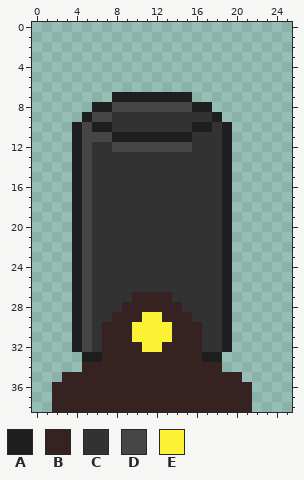
Pixel-art sprite: resources/images/mortar.png. Above, as it was before the edit.
The file is 26x39 pixels.
Palette (. is transparent): A #1e1e1e  B #362221  C #323232  D #464646  E #fbf236
Pixels before, first column x 2:
 7 ......AAAAAAAA......
 8 ....AADDDDDDDDAA....
 9 ...ADDCCCCCCCCCCA...
10 ..ADAACCCCCCCCAACA..
11 ..ADDDAAAAAAAACCCA..
12 ..ADCCDDDDDDDDCCCA..
13 ..ADCCCCCCCCCCCCCA..
14 ..ADCCCCCCCCCCCCCA..
15 ..ADCCCCCCCCCCCCCA..
16 ..ADCCCCCCCCCCCCCA..
17 ..ADCCCCCCCCCCCCCA..
18 ..ADCCCCCCCCCCCCCA..
19 ..ADCCCCCCCCCCCCCA..
20 ..ADCCCCCCCCCCCCCA..
21 ..ADCCCCCCCCCCCCCA..
22 ..ADCCCCCCCCCCCCCA..
23 ..ADCCCCCCCCCCCCCA..
24 ..ADCCCCCCCCCCCCCA..
25 ..ADCCCCCCCCCCCCCA..
26 ..ADCCCCCCCCCCCCCA..
27 ..ADCCCCBBBBCCCCCA..
28 ..ADCCCBBBBBBCCCCA..
29 ..ADCCBBBEEBBBCCCA..
30 ..ADCBBBEEEEBBBCCA..
31 ..ADCBBBEEEEBBBCCA..
32 ..ADCBBBBEEBBBBCCA..
33 ...AABBBBBBBBBBAA...
34 ...BBBBBBBBBBBBBB...
35 .BBBBBBBBBBBBBBBBBB.
36 BBBBBBBBBBBBBBBBBBBB
37 BBBBBBBBBBBBBBBBBBBB
38 BBBBBBBBBBBBBBBBBBBB
Now the later version:
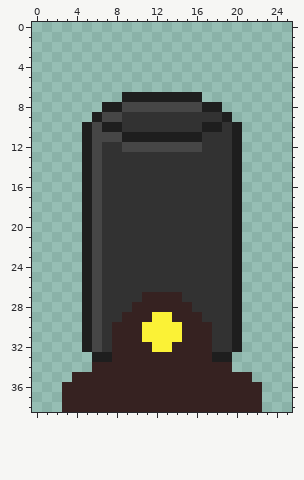
What changed:
y 7: x 8 A -> .; x 16 . -> A
y 8: x 6 A -> .; x 8 D -> A; x 16 A -> D; x 18 . -> A
y 9: x 5..6 AD -> .A; x 8 C -> D; x 18..19 A. -> CA
y 10: x 4..6 ADA -> .AD; x 8 C -> A; x 16 A -> C; x 18..20 CA. -> ACA
y 11: x 4..5 AD -> .A; x 8 A -> D; x 16 C -> A; x 19..20 A. -> CA
y 12: x 4..6 ADC -> .AD; x 8 D -> C; x 16 C -> D; x 19..20 A. -> CA
y 13..26: x 4..6 ADC -> .AD; x 19..20 A. -> CA
y 27: x 4..6 ADC -> .AD; x 10 B -> C; x 14 C -> B; x 19..20 A. -> CA
y 28: x 4..6 ADC -> .AD; x 9 B -> C; x 15 C -> B; x 19..20 A. -> CA
y 29: x 4..6 ADC -> .AD; x 8 B -> C; x 11 E -> B; x 13 B -> E; x 16 C -> B; x 19..20 A. -> CA
y 30..31: x 4..7 ADCB -> .ADC; x 10 E -> B; x 14 B -> E; x 17 C -> B; x 19..20 A. -> CA
y 32: x 4..7 ADCB -> .ADC; x 11 E -> B; x 13 B -> E; x 17 C -> B; x 19..20 A. -> CA
y 33: x 5 A -> .; x 7 B -> A; x 17 A -> B; x 19 . -> A
y 34: x 5 B -> .; x 19 . -> B
y 35: x 3 B -> .; x 21 . -> B
y 36..38: x 2 B -> .; x 22 . -> B
Changed places in both pictures, as pixel boxes (x1, y1, x2, y2):
changed: (52, 92, 262, 412)
